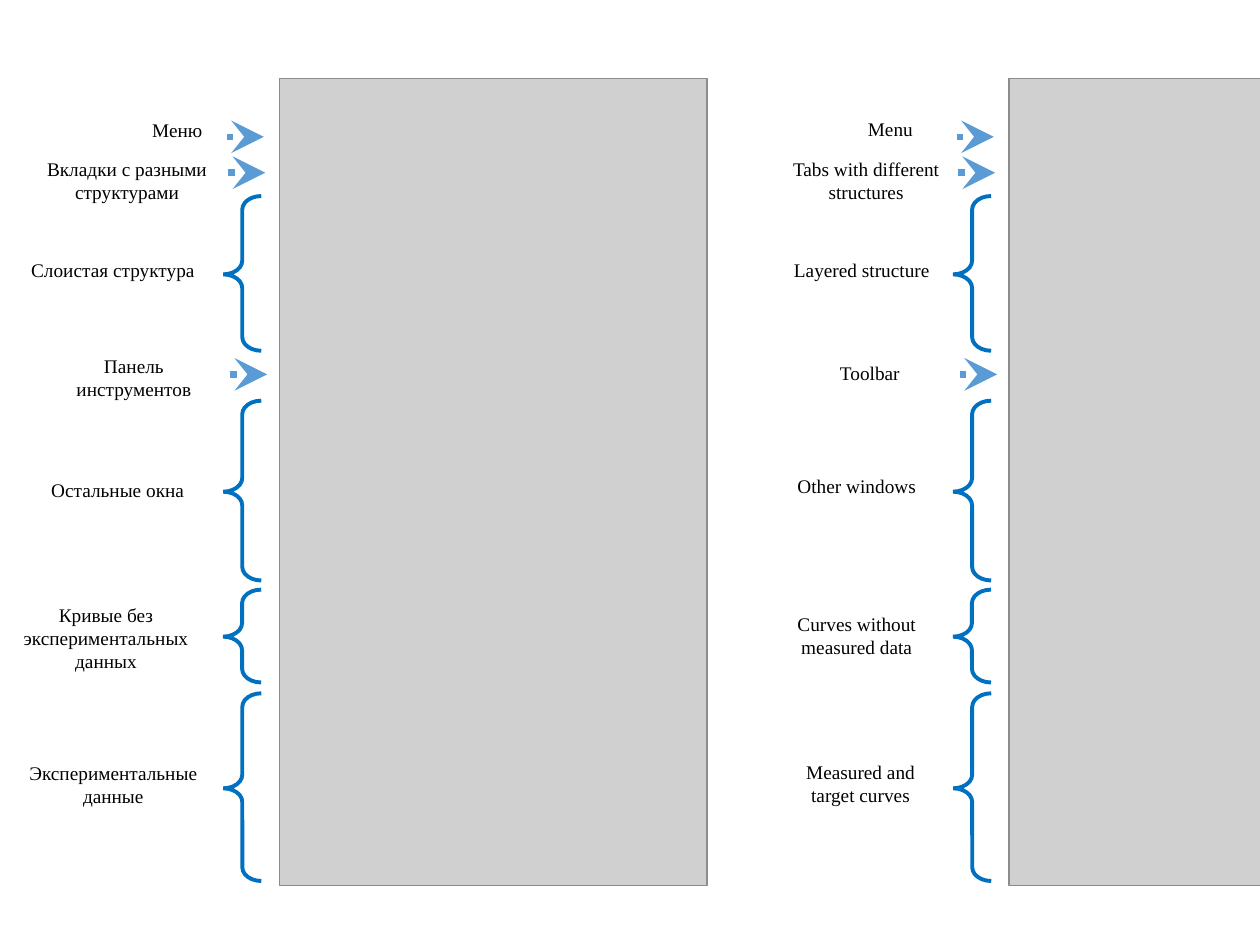
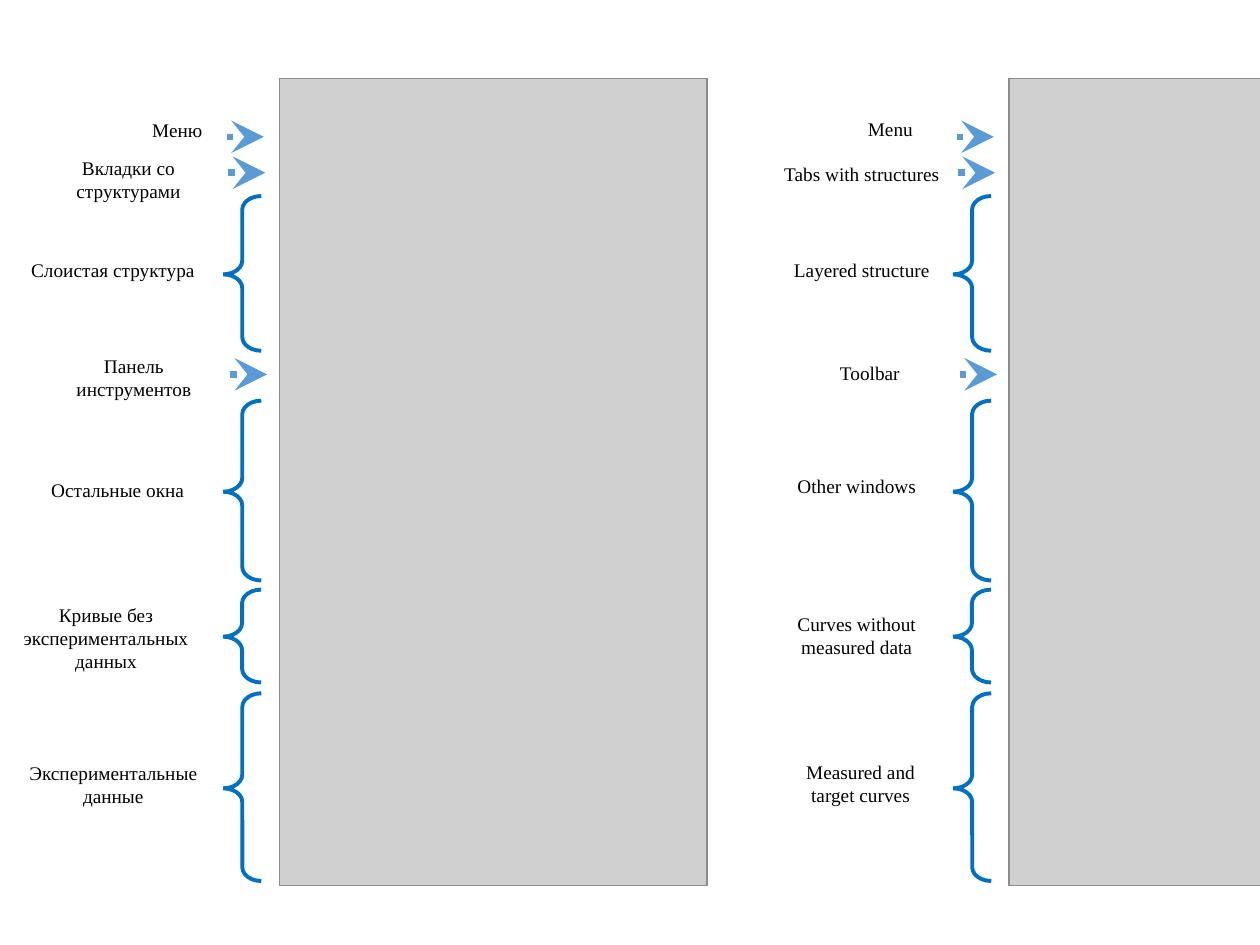
Before and after one commit to svech/Multifitting, a slide deck: slide 1 of manual/Pictures 2.0/Pictures 2.0.pptx. Drawn at 1260x945 pixels with LibreOffice and Linux fonts; fonts in the diff are those of the drawing; grey boxes stand for pictures. Boxes give left, top, right and bottom in pixels: in the first picture for what was removed or moved away, otherwise in the second. Text is boxed around its words. In the diff, an @@ line names an element or a change of style, - is before the commit and + after.

```diff
--- a/manual/Pictures 2.0/Pictures 2.0.pptx
+++ b/manual/Pictures 2.0/Pictures 2.0.pptx
@@ text at bbox=[76, 162, 180, 202]: text changed @@
-Вкладки с разными структурами
+Вкладки со структурами
@@ text at bbox=[784, 167, 939, 182]: text changed @@
-Tabs with different structures
+Tabs with structures
```
Also in this commit, not shown: 1 other slide changed, 1 other file.
